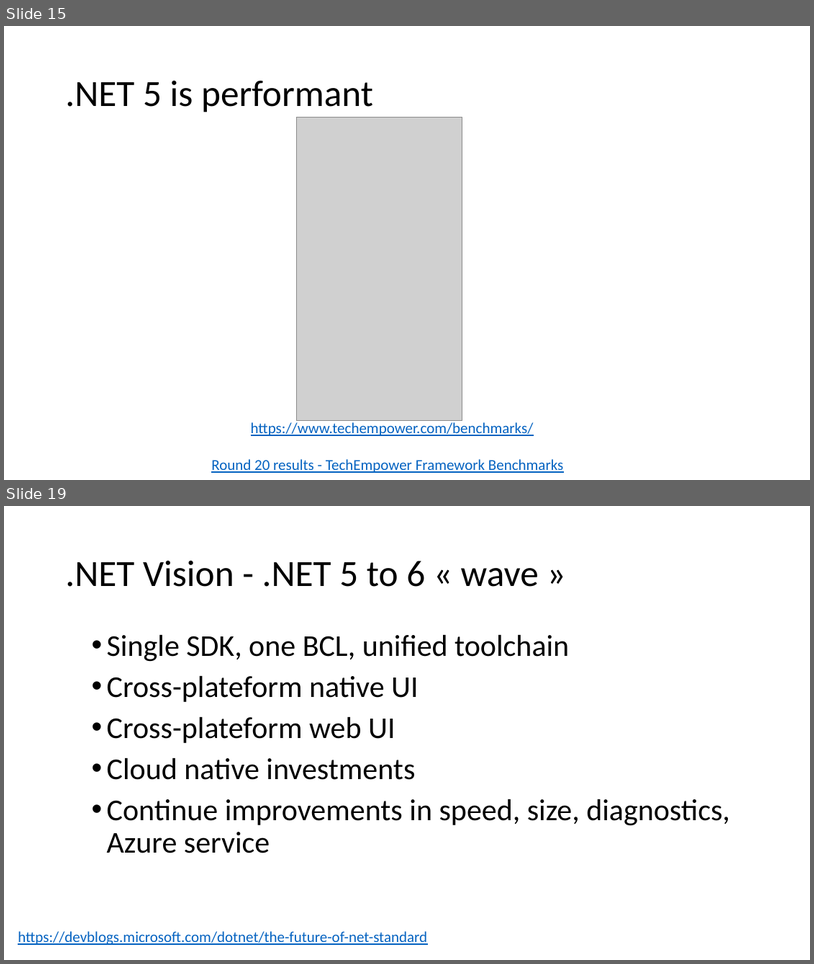
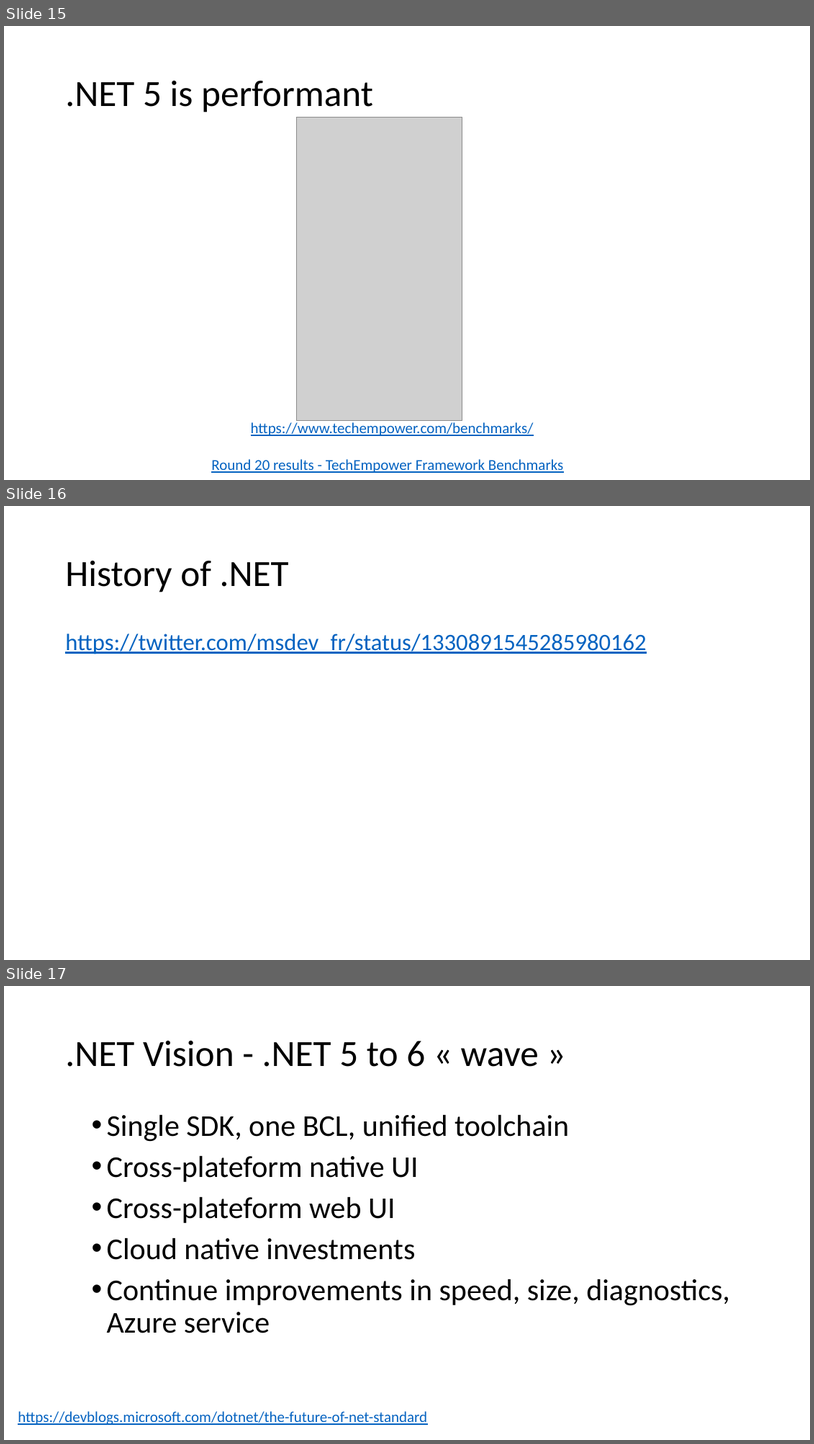
Before and after one commit to guillaume-chervet/course.dotnet, a slide deck: documentations/dotnet6.pptx. Shown one above the other, each under a label of ours: slides 15 and 19 before the commit, slides 15, 16 and 17 after it; the slides between them are not shown. The pictures are 814x964 and 814x1444 pixels, drawn with LibreOffice and Linux fonts; fonts in the diff are those of the drawing; grey boxes stand for pictures. Boxes give left, top, right and bottom in pixels: in the first picture for what was removed or moved away, otherwise in the second. Text is boxed around its words. In the diff, an @@ line names an element or a change of style, - is before the commit and + after.

```diff
--- a/documentations/dotnet6.pptx
+++ b/documentations/dotnet6.pptx
@@ slide 16 added at [4, 506, 810, 960], background #FFFFFF @@
@@ title added at [65, 560, 289, 592], 44 pt, text #000000 @@
+History of .NET
@@ text added at [65, 633, 646, 654], 28 pt, text #0563C1, underline @@
+https://twitter.com/msdev_fr/status/1330891545285980162
@@ what was slide 19 is now slide 17 @@
```
Also in this commit, not shown: 9 slides changed, 3 other slides added, 4 slides removed, 1 other file.
